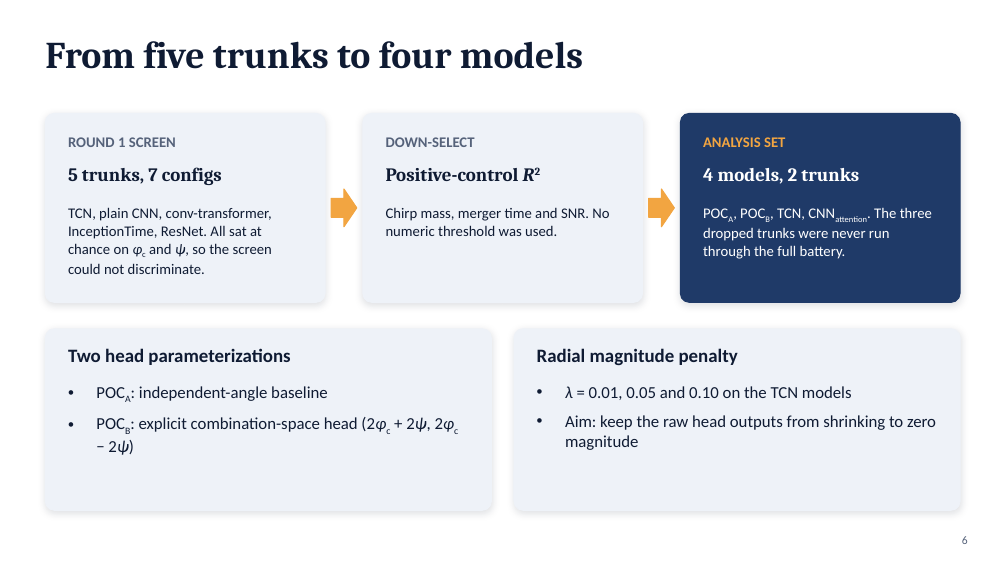
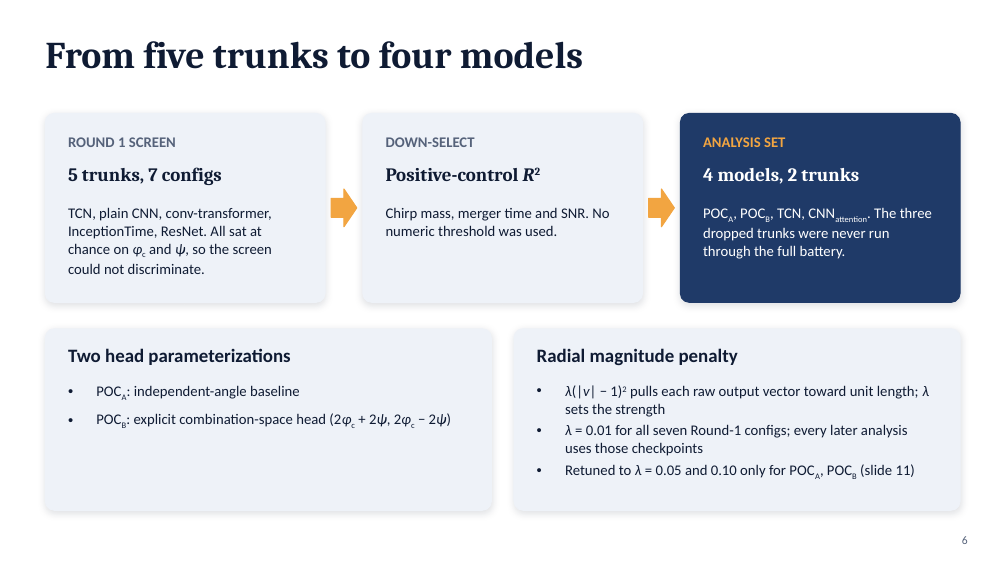
Before and after one commit to syedalimohsinbukhari/ml_practice_v2, a slide deck: slide 6 of experiments/phic_psi_poc-redo/phic_psi_presentation.pptx. Drawn at 1008x567 pixels with LibreOffice and Linux fonts; fonts in the diff are those of the drawing. Boxes give left, top, right and bottom in pixels: in the first picture for what was removed or moved away, otherwise in the second. Text is boxed around its words. In the diff, an @@ line names an element or a change of style, - is before the commit and + after.

```diff
--- a/experiments/phic_psi_poc-redo/phic_psi_presentation.pptx
+++ b/experiments/phic_psi_poc-redo/phic_psi_presentation.pptx
@@ text "POCA: independent-angle baseline" at (x1=134, y1=385, x2=451, y2=427): size 16 to 14 pt @@
@@ text at (x1=565, y1=385, x2=929, y2=478): text changed; size 16 to 14 pt @@
-• λ = 0.01, 0.05 and 0.10 on the TCN models
-• Aim: keep the raw head outputs from shrinking to zero magnitude
+• λ(|v| − 1)2 pulls each raw output vector toward unit length; λ sets the strength
+• λ = 0.01 for all seven Round-1 configs; every later analysis uses those checkpoints
+• Retuned to λ = 0.05 and 0.10 only for POCA, POCB (slide 11)
```
Also in this commit, not shown: 11 other slides changed, 1 slide added, 3 other files.
